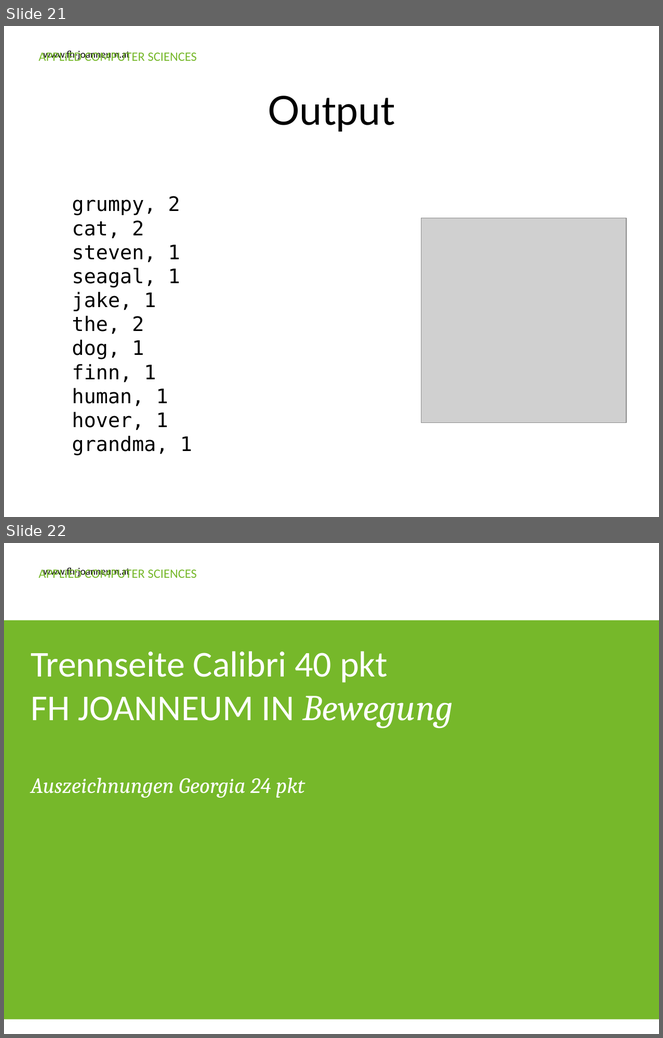
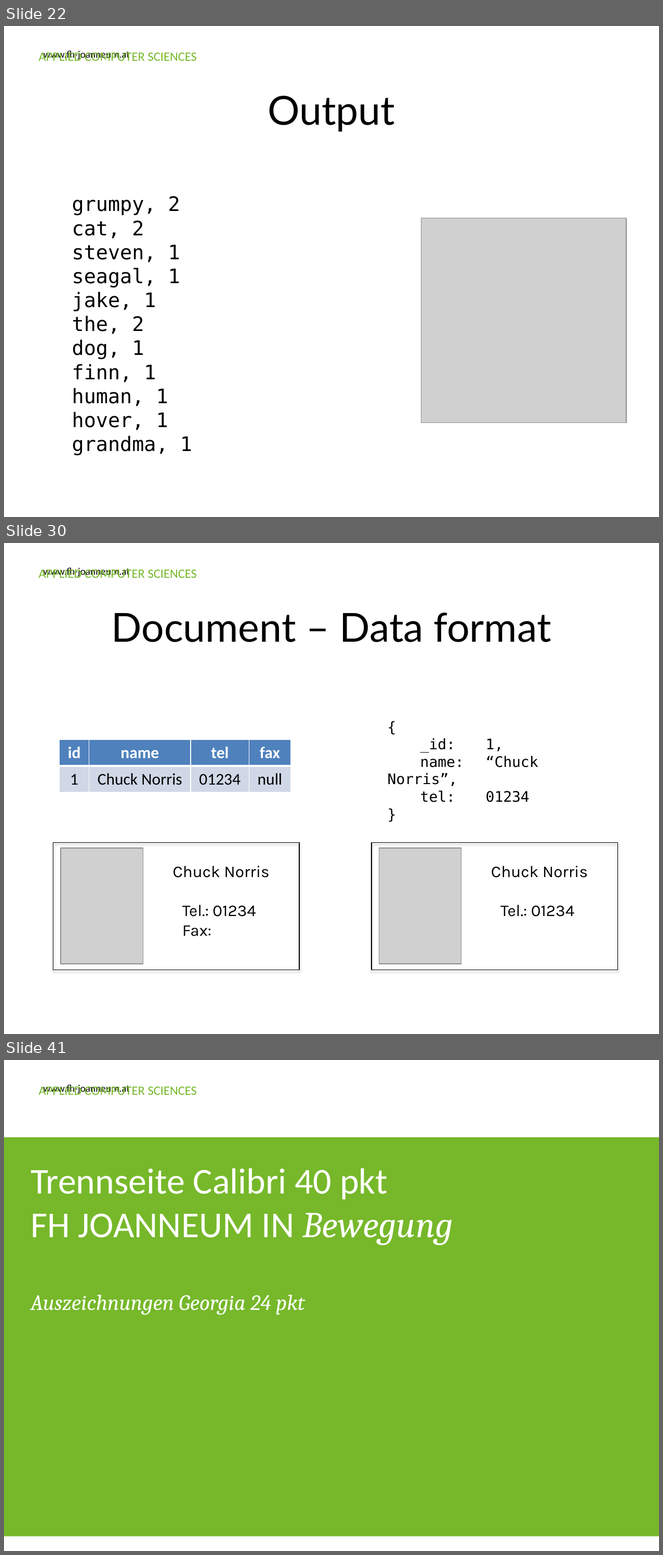
Before and after one commit to Ravenlord/guest-lecture-nosql, a slide deck: Presentation/FHJ_guest_lecture_nosql.pptx. Shown one above the other, each under a label of ours: slides 21 and 22 before the commit, slides 22, 30 and 41 after it; the slides between them are not shown. The pictures are 663x1038 and 663x1555 pixels, drawn with LibreOffice and Linux fonts; fonts in the diff are those of the drawing; grey boxes stand for pictures; background and template pictures are left out. Boxes give left, top, right and bottom in pixels: in the first picture for what was removed or moved away, otherwise in the second. Text is boxed around its words. In the diff, an @@ line names an element or a change of style, - is before the commit and + after.

Commit message:
Added key/value, document and column family slides.

```diff
--- a/Presentation/FHJ_guest_lecture_nosql.pptx
+++ b/Presentation/FHJ_guest_lecture_nosql.pptx
@@ slide 30 added at (x1=4, y1=543, x2=659, y2=1034), background #FFFFFF; not listed: 2 template elements that a slide beside it also shows @@
@@ title added at (x1=111, y1=613, x2=552, y2=642), 44 pt, text #000000 @@
+Document – Data format
@@ table added at (x1=60, y1=740, x2=291, y2=793), 2 rows, 4 columns @@
+id | name | tel | fax
+1 | Chuck Norris | 01234 | null
@@ text added at (x1=388, y1=738, x2=530, y2=802), 16 pt, text #000000 @@
+{
+_id: 1,
+name: “Chuck Norris”,
+tel: 01234
+}
@@ rectangle added at (x1=53, y1=843, x2=299, y2=970), outline #000000 0.75 pt @@
@@ picture added at (x1=60, y1=848, x2=143, y2=964) @@
@@ rectangle added at (x1=372, y1=843, x2=618, y2=970), outline #000000 0.75 pt @@
@@ picture added at (x1=379, y1=848, x2=462, y2=964) @@
@@ text added at (x1=173, y1=866, x2=269, y2=937), 18 pt, text #000000 @@
+Chuck Norris
+Tel.: 01234
+Fax:
@@ text added at (x1=491, y1=866, x2=588, y2=917), 18 pt, text #000000 @@
+Chuck Norris
+Tel.: 01234
@@ what was slide 21 is now slide 22 @@
@@ what was slide 22 is now slide 41 @@
```
Also in this commit, not shown: 3 slides changed, 18 other slides added.
